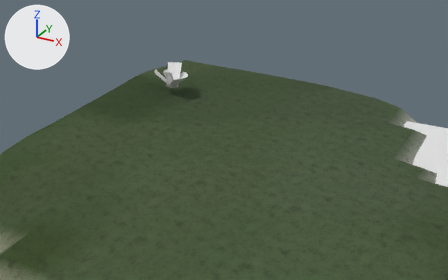
Two versions of the glTF model eloria-assets/maps/continent-v2/suncoil/client/chunks/14_13/world.glb, one commit apart.
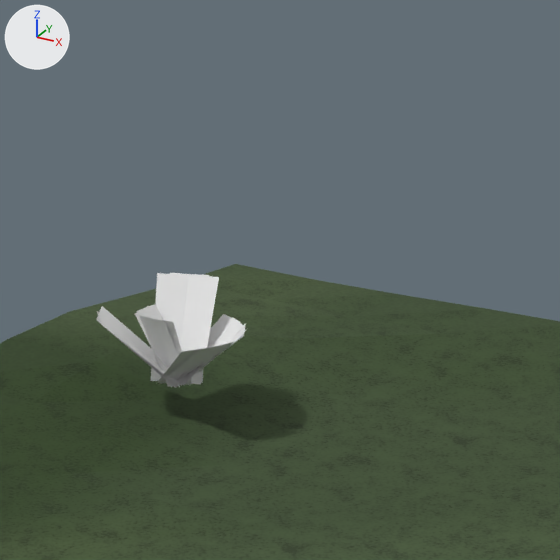
Old and new are each drawn from a camera (50 mm lens) standing at (356.06, -337.27, 18.1) and looking at (334.65, -298.35, -1.37) and again close up on the part from 30% to 58% of the width and 0% to 45% of the height. Lighting does not change. The marker at upper left points along +X, +Y and +Z. The first two pictures are the older version. Where no turn or scale is listed for an object, it has been applied to the vertices.

The scene before the commit, as lines of its bpy script (objects in view):
```python
me_authoredground_suncoilbase_suncoil_14_13 = bpy.data.meshes.new('AuthoredGround_suncoilBase_suncoil_14_13')
me_authoredground_suncoilbase_suncoil_14_13.from_pydata(...)  # 2496 vertices, 4608 faces; spans x 3957.0..4055.0, y -8349.0..-8251.0, z -3.2..2.3
me_authoredground_suncoilbase_suncoil_14_13.materials.append(mat_authored_suncoilbase)
me_frondclump_3 = bpy.data.meshes.new('FrondClump_3')
me_frondclump_3.from_pydata(...)  # 56 vertices, 28 faces; spans x -1.37..1.35, y -1.18..1.21, z 0.63..2.34
me_frondclump_3.materials.append(mat_verdant_frond)  # its picture is missing
me_terrain_suncoil_14_13 = bpy.data.meshes.new('Terrain_suncoil_14_13')
me_terrain_suncoil_14_13.from_pydata(...)  # 2401 vertices, 4608 faces; spans x 3957.0..4053.0, y -8347.0..-8251.0, z -3.1..2.3
me_terrain_suncoil_14_13.materials.append(mat_continental_ground)
ob_authoredground_suncoilbase_suncoil_14_13 = bpy.data.objects.new('AuthoredGround_suncoilBase_suncoil_14_13', me_authoredground_suncoilbase_suncoil_14_13)
ob_authoredground_suncoilbase_suncoil_14_13.location = (-3631.0, 7961.0, 0.0)
ob_terrain_suncoil_14_13 = bpy.data.objects.new('Terrain_suncoil_14_13', me_terrain_suncoil_14_13)
ob_terrain_suncoil_14_13.location = (-3631.0, 7961.0, 0.0)
ob_under_006_062_001 = bpy.data.objects.new('Under_006_062.001', me_frondclump_3)
ob_under_006_062_001.location = (330.22, -298.67, 1.72)
```
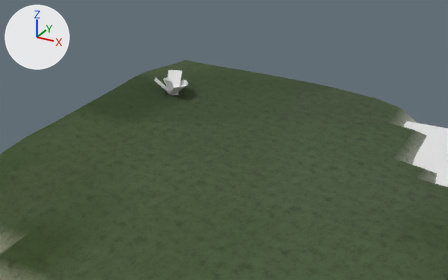
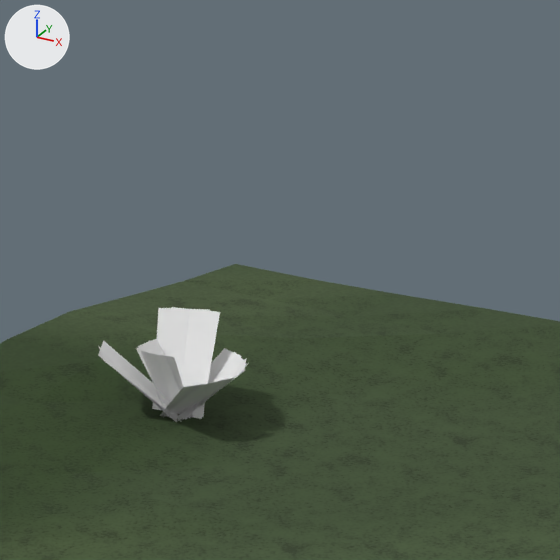
Where the change shows, as pixel boxes [x1, y1, x2, y2] in the close-ups (560 x 560 px):
'Under_006_062.001', moved
    before: [97, 272, 248, 388]
    after: [98, 307, 247, 423]

The change in detail:
Object 'Under_006_062.001' (ob_under_006_062_001) moves from (330.22, -298.67, 1.72) to (330.22, -298.67, 1.08).
